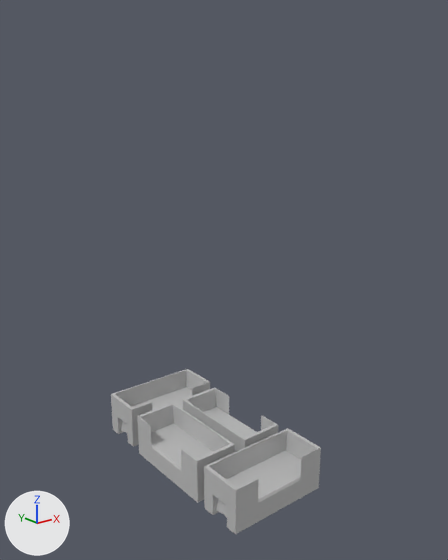
A saved change to the FBX model Assets/Models/cityParts/junction.fbx.
Both versions are drawn from a 50 mm camera at (-0.1916, -0.1014, 0.0784) aimed at (-0.1096, 0.0011, 0.0374). The lights are fixed; the arrows at lower left show +X, +Y and +Z. Where no turn or scale is listed for an object, it has been applied to the vertices.
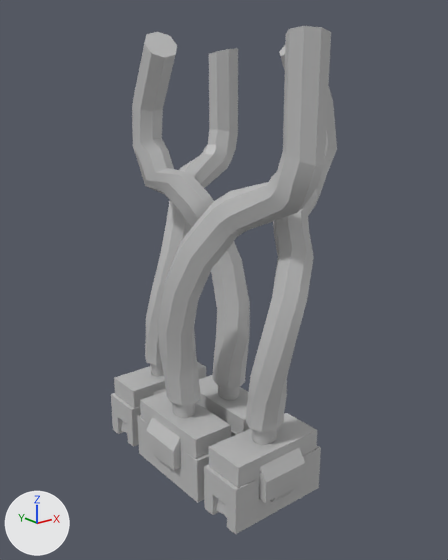
Where the change shows, as pixel boxes [x1, y1, x2, y2] in the pictures (448 x 560 px):
```json
{"object": "polySurface86", "change": "added", "after": [132, 26, 337, 432]}
{"object": "polySurface87", "change": "added", "after": [114, 362, 317, 503]}
{"object": "pCube675", "change": "unchanged, covered by the edit", "before": [111, 369, 321, 534], "after": [111, 393, 321, 534]}
```

The change, as JSON lines over the scene's bpy script:
```json
{"op": "add", "block": "mat_whitematte", "code": ["mat_whitematte = principled_material('whiteMatte')", "mat_whitematte.base_color = (0.5, 0.5, 0.5)  # grey #bcbcbc"]}
{"op": "add", "block": "mat_junctionwire", "code": ["mat_junctionwire = principled_material('junctionWire')", "mat_junctionwire.base_color = (0.5, 0.5, 0.5)  # grey #bcbcbc"]}
{"op": "add", "block": "me_mesh_001", "code": ["me_mesh_001 = bpy.data.meshes.new('Mesh.001')", "me_mesh_001.from_pydata(...)  # 524 vertices, 504 faces; spans x -0.1285..-0.1025, y -0.0257..0.0247, z -0.0015..0.013", "me_mesh_001.materials.append(mat_whitematte)  # grey #bcbcbc"]}
{"op": "add", "block": "me_mesh_002", "code": ["me_mesh_002 = bpy.data.meshes.new('Mesh.002')", "me_mesh_002.from_pydata(...)  # 516 vertices, 496 faces; spans x -0.1276..-0.0846, y -0.0302..0.0311, z 0.013..0.0891", "me_mesh_002.materials.append(mat_junctionwire)  # grey #bcbcbc"]}
{"op": "add", "block": "ob_polysurface87", "code": ["ob_polysurface87 = bpy.data.objects.new('polySurface87', me_mesh_001)", "ob_polysurface87.location = (0.0, 0.0, 0.0)"]}
{"op": "add", "block": "ob_polysurface86", "code": ["ob_polysurface86 = bpy.data.objects.new('polySurface86', me_mesh_002)", "ob_polysurface86.location = (0.0, 0.0, 0.0)"]}
```
